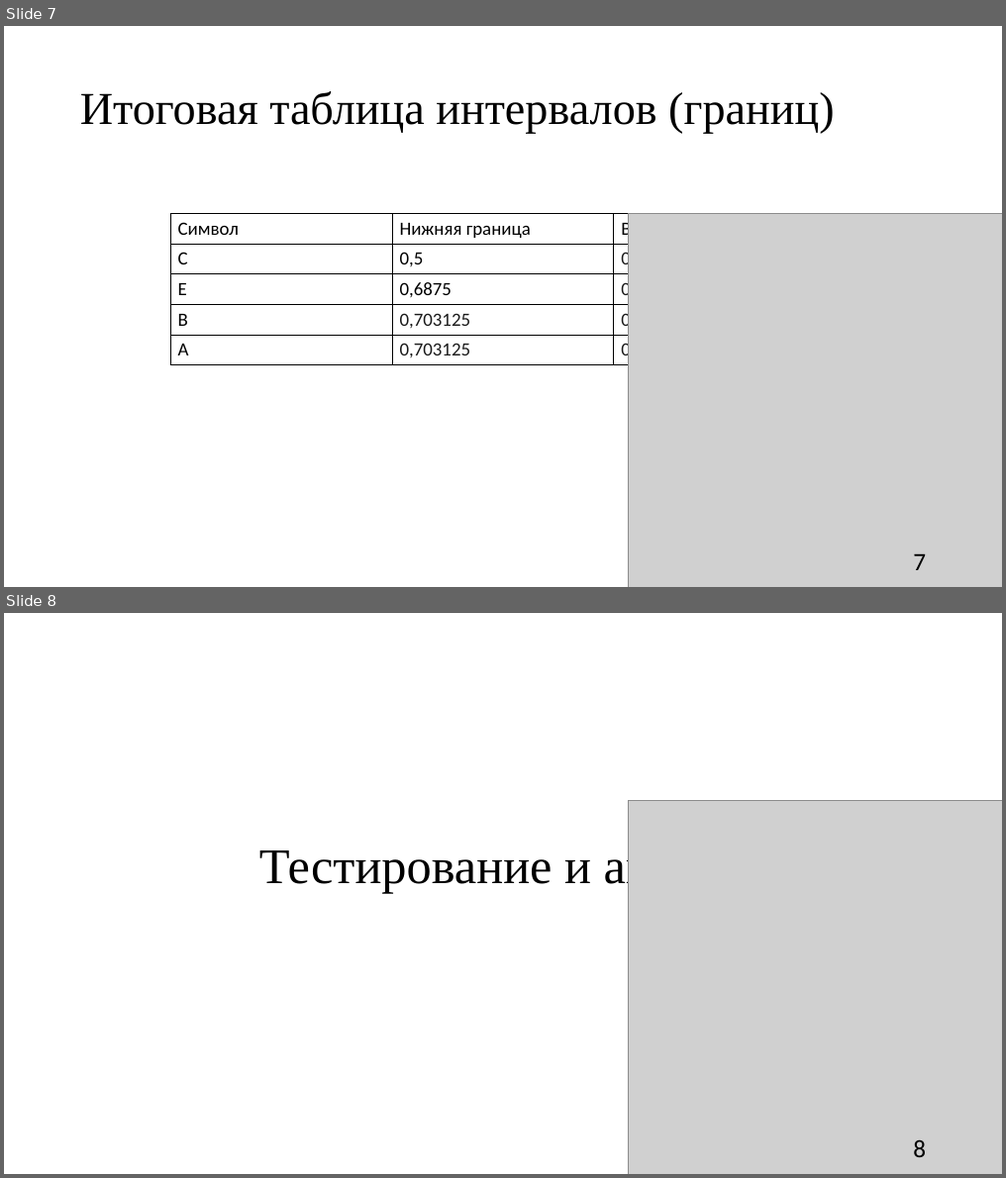
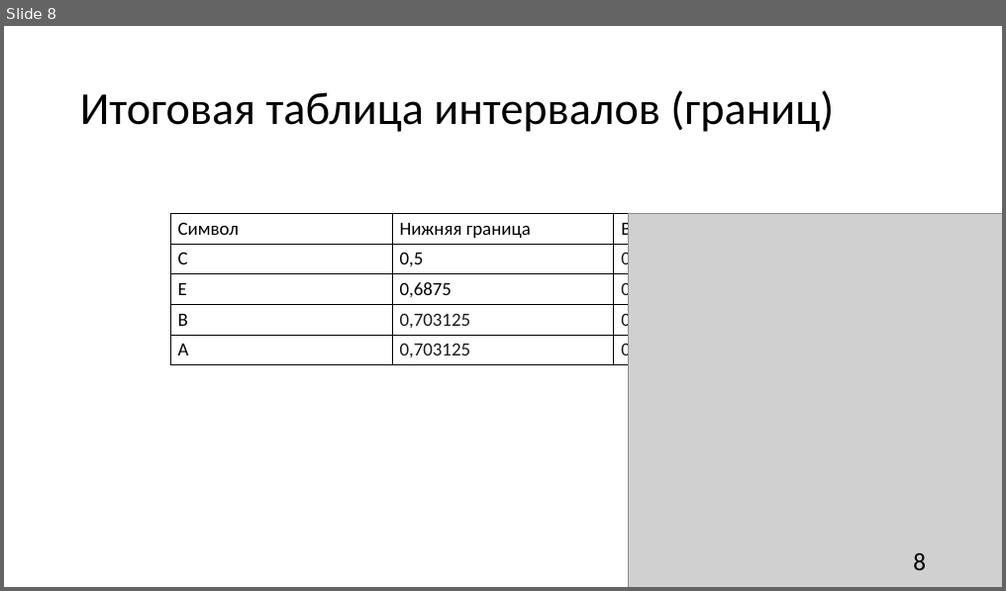
Before and after one commit to bezzzna/Algoritm, a slide deck: Arithmetic coding.pptx. Shown one above the other, each under a label of ours: slides 7 and 8 before the commit, slide 8 after it. The pictures are 1006x1178 and 1006x591 pixels, drawn with LibreOffice and Linux fonts; fonts in the diff are those of the drawing; grey boxes stand for pictures. Boxes give left, top, right and bottom in pixels: in the first picture for what was removed or moved away, otherwise in the second. Text is boxed around its words. In the diff, an @@ line names an element or a change of style, - is before the commit and + after.

```diff
--- a/Arithmetic coding.pptx
+++ b/Arithmetic coding.pptx
@@ slide 8 removed at (4,613,1002,1174), background #FFFFFF @@
@@ picture removed at (628,800,1002,1174) @@
@@ title removed at (259,844,746,893) @@
-Тестирование и анализ
@@ page number removed at (913,1140,926,1157) @@
-8
@@ what was slide 7 is now slide 8 @@
@@ slide 8 changed as well @@
@@ title "Итоговая таблица интервалов (границ)" at (80,90,834,132): font Times New Roman to Calibri @@
@@ page number at (913,553,926,570): text changed @@
-7
+8
```
Also in this commit, not shown: 6 other slides changed, 5 slides added, 3 other slides removed.
